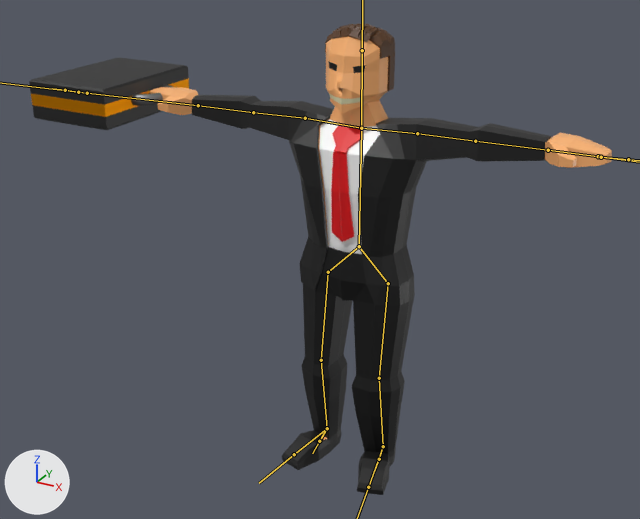
An edit to the FBX model Assets/Resources/PhotonPrefabs/TMPBlender/MrBusiness.fbx, drawn before and after from the same camera.
The view is the same before and after, from a 50 mm lens placed at (8.97, -18.15, 14.38), pointed at (-1.07, 0.1, 5.26). Every picture has the same lights, and +X, +Y and +Z are marked at lower left. The bones that bend it are drawn over the model as lines.

The first picture shows 'Cube', 'Cube.001', 'Hair', 'Jacket', 'Pants', 'Shoes', 'Tie', 'Torus'.
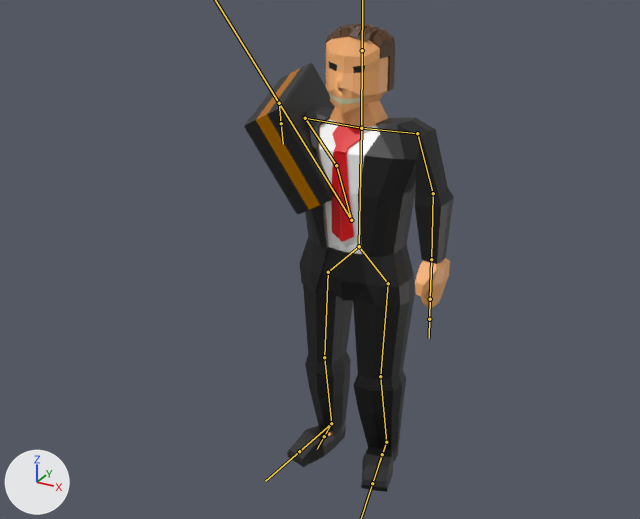
The newer file adds an action. The first version stands in its rest pose; the second is drawn at frame 15 of the action 'Armature|MeleU'.

Changed parts and their boxes [x1, y1, x2, y2] in the pictures (640 x 519 px):
'Jacket', posed (57% narrower)
    before: [192, 95, 552, 306]
    after: [299, 106, 454, 306]
'Pants', posed
    before: [302, 247, 414, 454]
    after: [303, 247, 414, 449]
'Cube.001', posed
    before: [29, 57, 189, 130]
    after: [244, 63, 335, 214]
'Cube', posed
    before: [150, 36, 612, 440]
    after: [318, 36, 450, 436]
'Shoes', posed
    before: [282, 427, 396, 495]
    after: [287, 423, 399, 492]
'Torus', posed (not visible afterwards)
    before: [131, 84, 173, 106]
bone 'Bone.003', root to tip
    before: (417, 133) to (475, 141)
    after: (417, 133) to (433, 193)
bone 'Bone.004', root to tip
    before: (475, 141) to (548, 150)
    after: (433, 193) to (431, 259)
bone 'Bone.008', root to tip
    before: (305, 118) to (253, 112)
    after: (305, 118) to (336, 165)
bone 'Bone.009', root to tip
    before: (253, 112) to (198, 105)
    after: (336, 165) to (351, 220)
bone 'Bone.010', root to tip
    before: (198, 105) to (87, 93)
    after: (351, 220) to (279, 103)
bone 'Bone.006', root to tip
    before: (601, 157) to (628, 159)
    after: (430, 299) to (429, 319)
bone 'Bone.013', root to tip
    before: (388, 283) to (379, 378)
    after: (388, 283) to (380, 376)
bone 'Bone.016', root to tip
    before: (328, 272) to (321, 360)
    after: (328, 272) to (324, 357)
bone 'Bone.017', root to tip
    before: (321, 360) to (327, 428)
    after: (324, 357) to (331, 423)
bone 'Bone.020', root to tip
    before: (383, 446) to (379, 459)
    after: (386, 442) to (382, 454)
bone 'Bone.021', root to tip
    before: (327, 428) to (319, 441)
    after: (331, 423) to (324, 436)

The edits, one by one:
Bone 'Bone.003' (bone_bone_003) turns from (0, 0, 0) to (0, 0, -74) degrees about its own x, y and z.
Bone 'Bone.004' (bone_bone_004) turns from (0, 0, 0) to (0, 0, -17) degrees about its own x, y and z.
Bone 'Bone.008' (bone_bone_008) turns from (0, 0, 0) to (-18, 23, 110) degrees about its own x, y and z.
Bone 'Bone.009' (bone_bone_009) turns from (0, 0, 0) to (8, -3, -17) degrees about its own x, y and z.
Bone 'Bone.010' (bone_bone_010) turns from (0, 0, 0) to (5, 28, -161) degrees about its own x, y and z.
Bone 'Bone.006' (bone_bone_006) moves from (0.0, 0.0, 0.0) to (4.01, -3.84, -0.39).
Bone 'Bone.006' (bone_bone_006) turns from (0, 0, 0) to (0, 0, -92) degrees about its own x, y and z.
Bone 'Bone.013' (bone_bone_013) turns from (0, 0, 0) to (0, 0, 2) degrees about its own x, y and z.
Bone 'Bone.016' (bone_bone_016) turns from (0, 0, 0) to (0, 0, -4) degrees about its own x, y and z.
Bone 'Bone.017' (bone_bone_017) turns from (0, 0, 0) to (0, 0, 2) degrees about its own x, y and z.
Bone 'Bone.020' (bone_bone_020) moves from (0.0, 0.0, 0.0) to (-0.21, 0.03, 0.01).
Bone 'Bone.021' (bone_bone_021) moves from (0.0, 0.0, 0.0) to (0.26, 0.03, -0.02).
